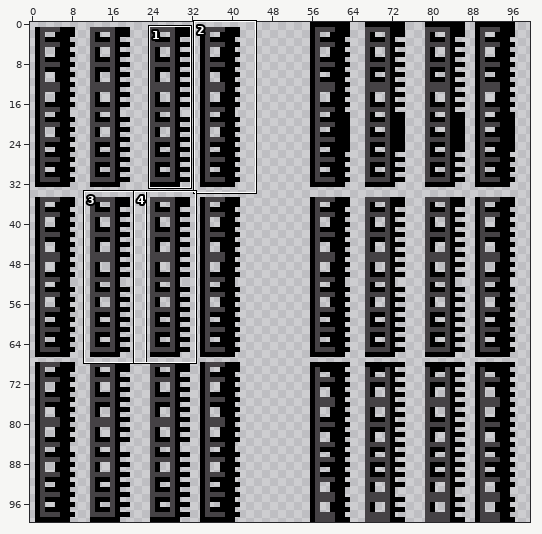
Two states of a sprite sheet, sprites/Sprite18/layers/a5901b0b-a29c-4a66-bc7b-d066e27195e1/0f6ef3da-1803-4790-abeb-2c3cda153f81.png. The first picture is a wide view before the edit; the outline marks the close-up.
Close-up. Earlier state:
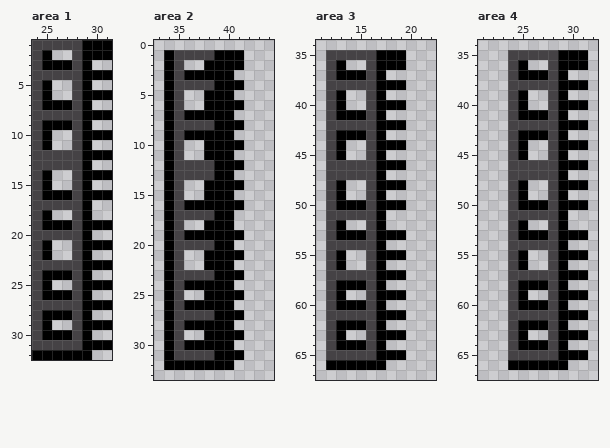
The file is 300x300 pixels, drawn in blocks of 3x3; one block is one cell here. Shown: area 1: x 24..31, y 1..32; area 2: x 33..44, y 0..33; area 3: x 11..22, y 34..67; area 4: x 21..32, y 34..67. The commit also changed other parts of the picture, which this record leaves out.
After:
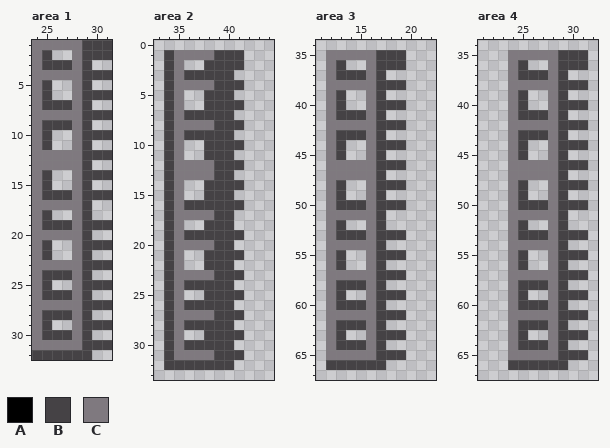
Palette (. is transparent): A #000000  B #454245  C #7f797f
Changes in this commit:
--- area 1
@@ x 24..31 @@
- 1 BBBBBAAA
- 2 BA..BAAA
- 3 BAAABA..
- 4 BBBBBAAA
- 5 BA..BA..
- 6 BA..BAAA
- 7 BAAABA..
- 8 BBBBBAAA
- 9 BAAABA..
-10 BA..BAAA
-11 BA..BA..
-12 BBBBBAAA
-13 BBBBBA..
-14 BA..BAAA
-15 BA..BA..
-16 BAAABAAA
-17 BBBBBA..
-18 BA..BA..
-19 BAAABAAA
-20 BBBBBA..
-21 BA..BAAA
-22 BA..BA..
-23 BBBBBAAA
-24 BAAABA..
-25 BA..BAAA
-26 BAAABA..
-27 BBBBBAAA
-28 BAAABA..
-29 BA..BAAA
-30 BAAABA..
-31 BBBBBAAA
-32 AAAAAA..
+ 1 CCCCCBBB
+ 2 CB..CBBB
+ 3 CBBBCB..
+ 4 CCCCCBBB
+ 5 CB..CB..
+ 6 CB..CBBB
+ 7 CBBBCB..
+ 8 CCCCCBBB
+ 9 CBBBCB..
+10 CB..CBBB
+11 CB..CB..
+12 CCCCCBBB
+13 CCCCCB..
+14 CB..CBBB
+15 CB..CB..
+16 CBBBCBBB
+17 CCCCCB..
+18 CB..CB..
+19 CBBBCBBB
+20 CCCCCB..
+21 CB..CBBB
+22 CB..CB..
+23 CCCCCBBB
+24 CBBBCB..
+25 CB..CBBB
+26 CBBBCB..
+27 CCCCCBBB
+28 CBBBCB..
+29 CB..CBBB
+30 CBBBCB..
+31 CCCCCBBB
+32 BBBBBB..
--- area 2
@@ x 33..44 @@
  0 ............
- 1 .ABBBBAAA...
- 2 .AB..AAAA...
- 3 .ABAAAAA....
- 4 .ABBBBAAA...
- 5 .AB..AAA....
- 6 .AB..AAAA...
- 7 .ABAAAAA....
- 8 .ABBBBAAA...
- 9 .ABAAAAA....
-10 .AB..AAAA...
-11 .AB..AAA....
-12 .ABBBBAAA...
-13 .ABBBBAA....
-14 .AB..AAAA...
-15 .AB..AAA....
-16 .ABAAAAAA...
-17 .ABBBBAA....
-18 .AB..AAA....
-19 .ABAAAAAA...
-20 .ABBBBAA....
-21 .AB..AAAA...
-22 .AB..AAA....
-23 .ABBBBAAA...
-24 .ABAAAAA....
-25 .AB..AAAA...
-26 .ABAAAAA....
-27 .ABBBBAAA...
-28 .ABAAAAA....
-29 .AB..AAAA...
-30 .ABAAAAA....
-31 .ABBBBAAA...
-32 .AAAAAAA....
+ 1 .BCCCCBBB...
+ 2 .BC..BBBB...
+ 3 .BCBBBBB....
+ 4 .BCCCCBBB...
+ 5 .BC..BBB....
+ 6 .BC..BBBB...
+ 7 .BCBBBBB....
+ 8 .BCCCCBBB...
+ 9 .BCBBBBB....
+10 .BC..BBBB...
+11 .BC..BBB....
+12 .BCCCCBBB...
+13 .BCCCCBB....
+14 .BC..BBBB...
+15 .BC..BBB....
+16 .BCBBBBBB...
+17 .BCCCCBB....
+18 .BC..BBB....
+19 .BCBBBBBB...
+20 .BCCCCBB....
+21 .BC..BBBB...
+22 .BC..BBB....
+23 .BCCCCBBB...
+24 .BCBBBBB....
+25 .BC..BBBB...
+26 .BCBBBBB....
+27 .BCCCCBBB...
+28 .BCBBBBB....
+29 .BC..BBBB...
+30 .BCBBBBB....
+31 .BCCCCBBB...
+32 .BBBBBBB....
 33 ............
--- area 3
@@ x 11..22 @@
 34 ............
-35 .BBBBBAAA...
-36 .BA..BAAA...
-37 .BAAABA.....
-38 .BBBBBAAA...
-39 .BA..BA.....
-40 .BA..BAAA...
-41 .BAAABA.....
-42 .BBBBBAAA...
-43 .BAAABA.....
-44 .BA..BAAA...
-45 .BA..BA.....
-46 .BBBBBAAA...
-47 .BBBBBA.....
-48 .BA..BAAA...
-49 .BA..BA.....
-50 .BAAABAAA...
-51 .BBBBBA.....
-52 .BA..BA.....
-53 .BAAABAAA...
-54 .BBBBBA.....
-55 .BA..BAAA...
-56 .BA..BA.....
-57 .BBBBBAAA...
-58 .BAAABA.....
-59 .BA..BAAA...
-60 .BAAABA.....
-61 .BBBBBAAA...
-62 .BAAABA.....
-63 .BA..BAAA...
-64 .BAAABA.....
-65 .BBBBBAAA...
-66 .AAAAAA.....
+35 .CCCCCBBB...
+36 .CB..CBBB...
+37 .CBBBCB.....
+38 .CCCCCBBB...
+39 .CB..CB.....
+40 .CB..CBBB...
+41 .CBBBCB.....
+42 .CCCCCBBB...
+43 .CBBBCB.....
+44 .CB..CBBB...
+45 .CB..CB.....
+46 .CCCCCBBB...
+47 .CCCCCB.....
+48 .CB..CBBB...
+49 .CB..CB.....
+50 .CBBBCBBB...
+51 .CCCCCB.....
+52 .CB..CB.....
+53 .CBBBCBBB...
+54 .CCCCCB.....
+55 .CB..CBBB...
+56 .CB..CB.....
+57 .CCCCCBBB...
+58 .CBBBCB.....
+59 .CB..CBBB...
+60 .CBBBCB.....
+61 .CCCCCBBB...
+62 .CBBBCB.....
+63 .CB..CBBB...
+64 .CBBBCB.....
+65 .CCCCCBBB...
+66 .BBBBBB.....
 67 ............
--- area 4
@@ x 21..32 @@
 34 ............
-35 ...BBBBBAAA.
-36 ...BA..BAAA.
-37 ...BAAABA...
-38 ...BBBBBAAA.
-39 ...BA..BA...
-40 ...BA..BAAA.
-41 ...BAAABA...
-42 ...BBBBBAAA.
-43 ...BAAABA...
-44 ...BA..BAAA.
-45 ...BA..BA...
-46 ...BBBBBAAA.
-47 ...BBBBBA...
-48 ...BA..BAAA.
-49 ...BA..BA...
-50 ...BAAABAAA.
-51 ...BBBBBA...
-52 ...BA..BA...
-53 ...BAAABAAA.
-54 ...BBBBBA...
-55 ...BA..BAAA.
-56 ...BA..BA...
-57 ...BBBBBAAA.
-58 ...BAAABA...
-59 ...BA..BAAA.
-60 ...BAAABA...
-61 ...BBBBBAAA.
-62 ...BAAABA...
-63 ...BA..BAAA.
-64 ...BAAABA...
-65 ...BBBBBAAA.
-66 ...AAAAAA...
+35 ...CCCCCBBB.
+36 ...CB..CBBB.
+37 ...CBBBCB...
+38 ...CCCCCBBB.
+39 ...CB..CB...
+40 ...CB..CBBB.
+41 ...CBBBCB...
+42 ...CCCCCBBB.
+43 ...CBBBCB...
+44 ...CB..CBBB.
+45 ...CB..CB...
+46 ...CCCCCBBB.
+47 ...CCCCCB...
+48 ...CB..CBBB.
+49 ...CB..CB...
+50 ...CBBBCBBB.
+51 ...CCCCCB...
+52 ...CB..CB...
+53 ...CBBBCBBB.
+54 ...CCCCCB...
+55 ...CB..CBBB.
+56 ...CB..CB...
+57 ...CCCCCBBB.
+58 ...CBBBCB...
+59 ...CB..CBBB.
+60 ...CBBBCB...
+61 ...CCCCCBBB.
+62 ...CBBBCB...
+63 ...CB..CBBB.
+64 ...CBBBCB...
+65 ...CCCCCBBB.
+66 ...BBBBBB...
 67 ............
Changed places in both close-ups, as pixel boxes (x1, y1, x2, y2):
changed: (32, 40, 112, 360)
changed: (164, 50, 244, 370)
changed: (326, 50, 406, 370)
changed: (508, 50, 588, 370)
